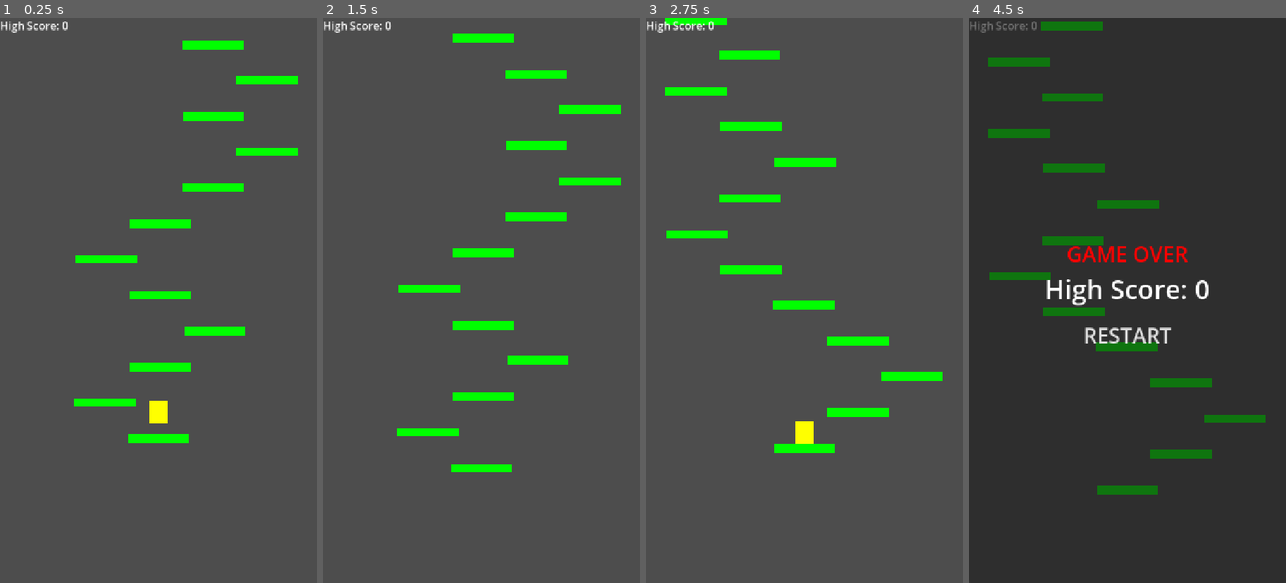
Above: before the commit, frames 1-4 (left to right).
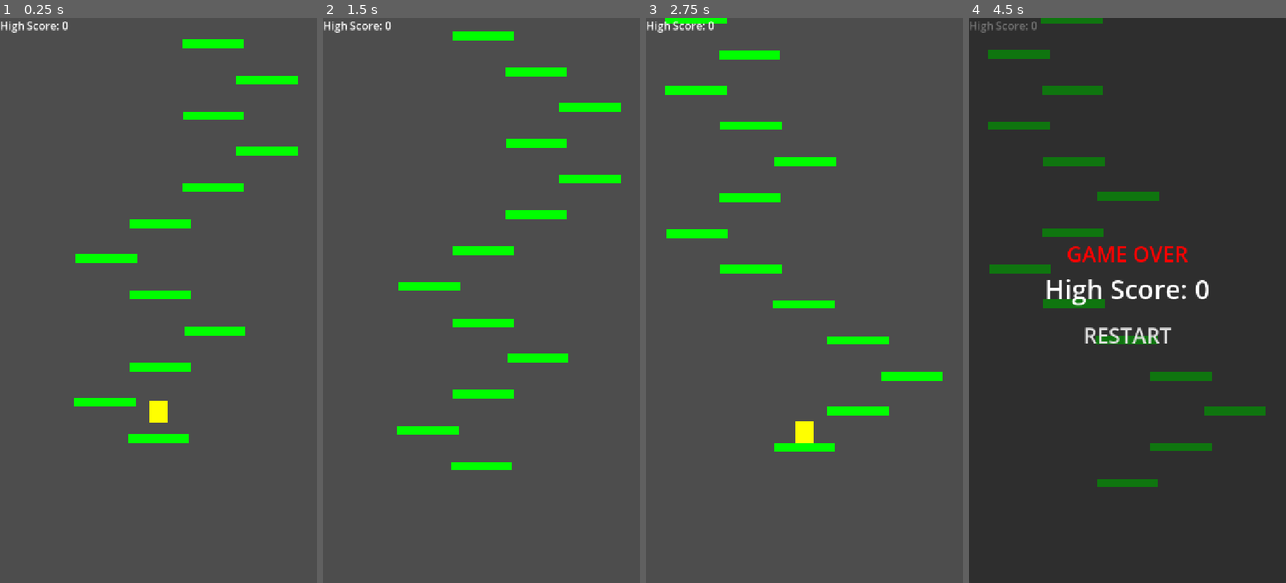
Above: after the commit, the same moments.

Repository: mezegis-hub/Vertical-Jumper
Game: Godot game, scene res://Scene/main.tscn
The game is run twice, just before and just after one commit, with the same random seed, the same clock (stepped at 60 frames per second) and the same inputs.
Inputs:
- Up to frame 1 (0.25 s): no input
- Up to frame 2 (1.5 s): tap Enter (ui_accept) at 0.5, 0.6, 0.77, 1.07, 1.35 s; hold Right (ui_right) from 0.53 s (still down)
- Up to frame 3 (2.75 s): tap Enter (ui_accept) at 1.52, 1.82 s; release Right (ui_right) at 2 s; click "RESTART" at 2 s
- Up to frame 4 (4.5 s): hold Left (ui_left) 2.78-3.53 s; tap Enter (ui_accept) at 2.85, 3.6, 3.77, 4.07, 4.35 s; hold Right (ui_right) from 3.53 s (still down)

The runs differ from the first frame. In frame 1, 0.3% of the frame differs, in the area x 23-94%, y 3-72%; in frame 2, 2.0%; in frame 3, 0.6%; in frame 4, 6.8%, in the area x 6-94%, y 0-85%.

Commit message:
platform variety
added platform variety
new platforms with height threshold
collision bug fixes
adjust difficulty

Diff:
--- a/Scene/platform.tscn
+++ b/Scene/platform.tscn
@@ -1,9 +1,14 @@
 [gd_scene format=3 uid="uid://dwws58wib3xru"]
+
+[ext_resource type="Script" uid="uid://cngqdppufv3kp" path="res://Scripts/platform.gd" id="1_p7ult"]
 
 [sub_resource type="RectangleShape2D" id="RectangleShape2D_fgsi0"]
 size = Vector2(140, 20)
 
-[node name="Platform" type="StaticBody2D" unique_id=1104610977]
+[node name="Platform" type="AnimatableBody2D" unique_id=513171392 groups=["platform"]]
+sync_to_physics = false
+script = ExtResource("1_p7ult")
+is_falling = true
 
 [node name="ColorRect" type="ColorRect" parent="." unique_id=1574051339]
 offset_left = -70.0
--- a/Scripts/camera_2d.gd
+++ b/Scripts/camera_2d.gd
@@ -1,7 +1,7 @@
 extends Camera2D
 
 @export var scroll_speed := 50.0
-@export var max_scroll_speed := 250.0
+@export var max_scroll_speed :=50.0
 @export var speed_increase_height := 5000.0
 
 @onready var player := get_tree().get_first_node_in_group("player")
@@ -11,6 +11,10 @@
 
 func _process(delta: float) -> void:
 	if is_game_over:
+		return
+
+	if player == null:
+		player = get_tree().get_first_node_in_group("player")
 		return
 
 	var difficulty = clamp(
--- a/Scripts/label.gd
+++ b/Scripts/label.gd
@@ -10,5 +10,6 @@
 	# 2. Check if the player node exists to prevent crash errors
 	if player_node:
 		# 3. Read the variable directly from player.gd and update the text every frame
+		@warning_ignore("shadowed_variable")
 		var high_score = int(player_node.highest_y * -1) - 100
 		text = "High Score: " + str(high_score)
--- /dev/null
+++ b/Scripts/platform.gd
@@ -0,0 +1,157 @@
+extends AnimatableBody2D
+
+#for moving platforms
+@export var is_moving := false
+@export var move_speed := 100.0
+@export var move_distance := 150.0
+@export var max_speed_multiplier := 2.0
+
+#for trick platforms
+@export var is_trick := false
+@export var trick_speed := 500.0
+@export var trick_distance := 75.0
+
+# for falling platforms
+@export var is_falling := false
+@export var fall_delay := 2.0
+@export var fall_speed := 300.0
+@export var fall_distance := 500.0
+@export var recovery_speed := 75.0
+
+# for shrinking platforms
+@export var is_shrinking := false
+@export var shrink_speed := 100.0
+@export var minimum_width := 50.0
+
+
+#moving platform vars
+var direction := 1.0
+var start_x := 0.0
+var initialized := false
+var pause_timer := 0.0
+var pause_times = [0.25, 0.5, 1.0, 1.5, 2.0]
+
+#trick platform vars
+var trick_triggered := false
+var trick_start_x := 0.0
+var trick_direction := 1.0
+
+#falling platform vars
+var fall_triggered := false
+var fall_timer := 0.0
+var fall_start_y := 0.0
+
+#shrinking platform vars
+var shrink_triggered := false
+var original_width := 0.0
+
+func _ready() -> void:
+	$CollisionShape2D.shape = $CollisionShape2D.shape.duplicate()
+
+func _physics_process(delta: float) -> void:
+	if not is_moving and not is_trick and not is_falling and not is_shrinking:
+		return
+
+	if not initialized:
+		start_x = position.x
+		initialized = true
+		return
+
+	if original_width == 0.0:
+		original_width = $ColorRect.size.x
+
+	if pause_timer > 0.0:
+		pause_timer -= delta
+		return
+
+	var player = get_tree().get_first_node_in_group("player")
+
+	#region moving platform
+	if is_moving:
+		var current_speed = move_speed
+
+		if player != null:
+			var difficulty = clamp(abs(player.position.y) / 3000.0, 0.0, 1.0)
+			current_speed = lerp(
+				move_speed,
+				move_speed * max_speed_multiplier,
+				difficulty
+			)
+
+		position.x += direction * current_speed * delta
+
+		if position.x >= start_x + move_distance:
+			position.x = start_x + move_distance
+			direction = -1.0
+	#		position.x += direction * move_speed * delta
+			pause_timer = pause_times.pick_random()
+
+		elif position.x <= start_x - move_distance:
+			position.x = start_x - move_distance
+			direction = 1.0
+	#		position.x += direction * move_speed * delta
+			pause_timer = pause_times.pick_random()
+
+
+	#if is_trick and not trick_triggered:
+		#if player != null and player.velocity.y < 0.0:
+			#trick_triggered = true
+			#trick_start_x = position.x
+			#trick_direction = [-1.0, 1.0].pick_random()
+			#print("TRICK PLATFORM TRIGGERED")
+	#endregion
+
+	#region trick platform
+	if is_trick and trick_triggered:
+		position.x += trick_direction * trick_speed * delta
+
+		if abs(position.x - trick_start_x) >= trick_distance:
+			position.x = trick_start_x + trick_direction * trick_distance
+	#endregion
+
+	#region falling platform
+	if is_falling and not fall_triggered:
+		if player != null and player.current_platform == self:
+			fall_triggered = true
+			fall_timer = fall_delay
+			fall_start_y = position.y
+			print("FALLING PLATFORM TRIGGERED")
+
+	if is_falling and fall_triggered:
+		if fall_timer > 0.0:
+			fall_timer -= delta
+		else:
+			if player != null and player.current_platform == self:
+				# Player is still on the platform — keep falling
+				position.y += fall_speed * delta
+			else:
+				# Player has left — slowly return to the original position
+				position.y = move_toward(
+					position.y,
+					fall_start_y,
+					recovery_speed * delta
+				)
+				# Once fully recovered, reset the platform
+				if is_equal_approx(position.y, fall_start_y):
+					position.y = fall_start_y
+					fall_triggered = false
+					fall_timer = 0.0
+					print("FALLING PLATFORM RESET")
+	#endregion
+
+	#region shrinking platform
+	if is_shrinking and shrink_triggered:
+		var old_width = $ColorRect.size.x
+		var new_width = old_width - shrink_speed * delta
+		new_width = max(new_width, minimum_width)
+
+		var width_change = old_width - new_width
+
+		$ColorRect.size.x = new_width
+		$ColorRect.position.x += width_change / 2.0
+
+		$CollisionShape2D.shape.size.x = new_width
+
+		if new_width <= minimum_width:
+			shrink_triggered = false
+	#endregion
--- a/Scripts/platform_generator.gd
+++ b/Scripts/platform_generator.gd
@@ -3,9 +3,6 @@
 
 @export var platform_scene: PackedScene
 @export var player: CharacterBody2D
-
-
-
 
 
 const INITIAL_PLATFORM_COUNT = 1
@@ -16,7 +13,7 @@
 const MIN_PLATFORMS_ABOVE = 5
 
 const MAX_PLATFORMS_BELOW = 10
-const MIN_PLATFORMS_BELOW = 2
+const MIN_PLATFORMS_BELOW = 5
 
 const MIN_VERTICAL_DISTANCE = 80.0
 const MAX_VERTICAL_DISTANCE = 150.0
@@ -26,6 +23,11 @@
 
 const DIFFICULTY_DISTANCE = 3000.0
 const MAX_DIFFICULTY = 1.0
+
+const MOVING_START_HEIGHT = 100.0
+const TRICK_START_HEIGHT = 200.0
+const FALLING_START_HEIGHT = 300.0
+const SHRINKING_START_HEIGHT = 400.0
 
 const SCREEN_LEFT = -300.0
 const SCREEN_RIGHT = 300.0
@@ -73,6 +75,12 @@
 func generate_platform() -> void:
 	var platform = platform_scene.instantiate()
 	add_child(platform)
+	var platform_type = get_platform_types()
+
+	platform.is_moving = platform_type == "moving"
+	platform.is_trick = platform_type == "trick"
+	platform.is_falling = platform_type == "falling"
+	platform.is_shrinking = platform_type == "shrinking"
 
 	platform.position = current_position
 
@@ -161,3 +169,46 @@
 func get_difficulty() -> float:
 	var difficulty = abs(player.position.y) / DIFFICULTY_DISTANCE
 	return clamp(difficulty, 0.0, MAX_DIFFICULTY)
+
+func get_platform_types() -> String:
+	return "falling"
+	#var height = abs(player.position.y)
+	#var roll = randf()
+	#
+	#if height < MOVING_START_HEIGHT:
+		#return "normal"
+	#
+	#if height < TRICK_START_HEIGHT:
+		#if roll < 0.9:
+			#return "normal"
+		#else:
+			#return "moving"
+		#
+	#if height < FALLING_START_HEIGHT:
+		#if roll <0.7:
+			#return "normal"
+		#if roll < 0.9:
+			#return "moving"
+		#else:
+			#return "trick"
+		#
+	#if height < SHRINKING_START_HEIGHT:
+		#if roll < 0.6:
+			#return "normal"
+		#if roll < 0.8:
+			#return "moving"
+		#if roll < 0.9:
+			#return "trick"
+		#else:
+			#return "falling"
+		#
+	#if roll < 0.5:
+		#return "normal"
+	#if roll < 0.7:
+		#return "moving"
+	#if roll < 0.8:
+		#return "trick"
+	#if roll < 0.9:
+		#return "falling"
+	#else:
+		#return "shrinking"
--- a/Scripts/player.gd
+++ b/Scripts/player.gd
@@ -1,6 +1,7 @@
 extends CharacterBody2D
 
 signal died
+
 
 const SPEED = 300.0
 const GRAVITY = 1200.0
@@ -12,6 +13,8 @@
 
 var highest_y: float
 var game_over := false
+
+var current_platform = null
 
 func _ready() -> void:
 		highest_y = global_position.y
@@ -32,6 +35,30 @@
 	if Input.is_action_just_pressed("ui_accept") and is_on_floor():
 		velocity.y = JUMP_VELOCITY
 
+		if current_platform != null:
+			#print("CURRENT PLATFORM: ", current_platform.name)
+			var platforms = get_tree().get_nodes_in_group("platform")
+
+			var next_platform = null
+			var closest_distance = INF
+
+			for platform in platforms:
+				if platform.global_position.y < current_platform.global_position.y:
+					var distance = current_platform.global_position.y - platform.global_position.y
+
+					if distance < closest_distance:
+						closest_distance = distance
+						next_platform = platform
+
+			if next_platform != null and next_platform.is_trick and not next_platform.trick_triggered:
+				next_platform.trick_triggered = true
+				next_platform.trick_start_x = next_platform.position.x
+				next_platform.trick_direction = [-1.0, 1.0].pick_random()
+				print("NEXT TRICK PLATFORM TRIGGERED")
+
+			if next_platform != null and next_platform.is_shrinking and not next_platform.shrink_triggered:
+				next_platform.shrink_triggered = true
+				print("NEXT SHRINKING PLATFORM TRIGGERED")
 	# Short Press Cutoff: If the player releases the button early while moving upward
 	if Input.is_action_just_released("ui_accept") and velocity.y < 0:
 		velocity.y *= JUMP_CUT_MULTIPLIER
@@ -61,3 +88,16 @@
 		position.x = 400
 	if position.x > 400:
 		position.x = -400
+
+
+	if is_on_floor():
+		current_platform = null
+
+		for i in get_slide_collision_count():
+			var collision = get_slide_collision(i)
+
+			if collision.get_normal().y < -0.5:
+				current_platform = collision.get_collider()
+				break
+	else:
+		current_platform = null
Not shown, added: Scripts/platform.gd.uid
